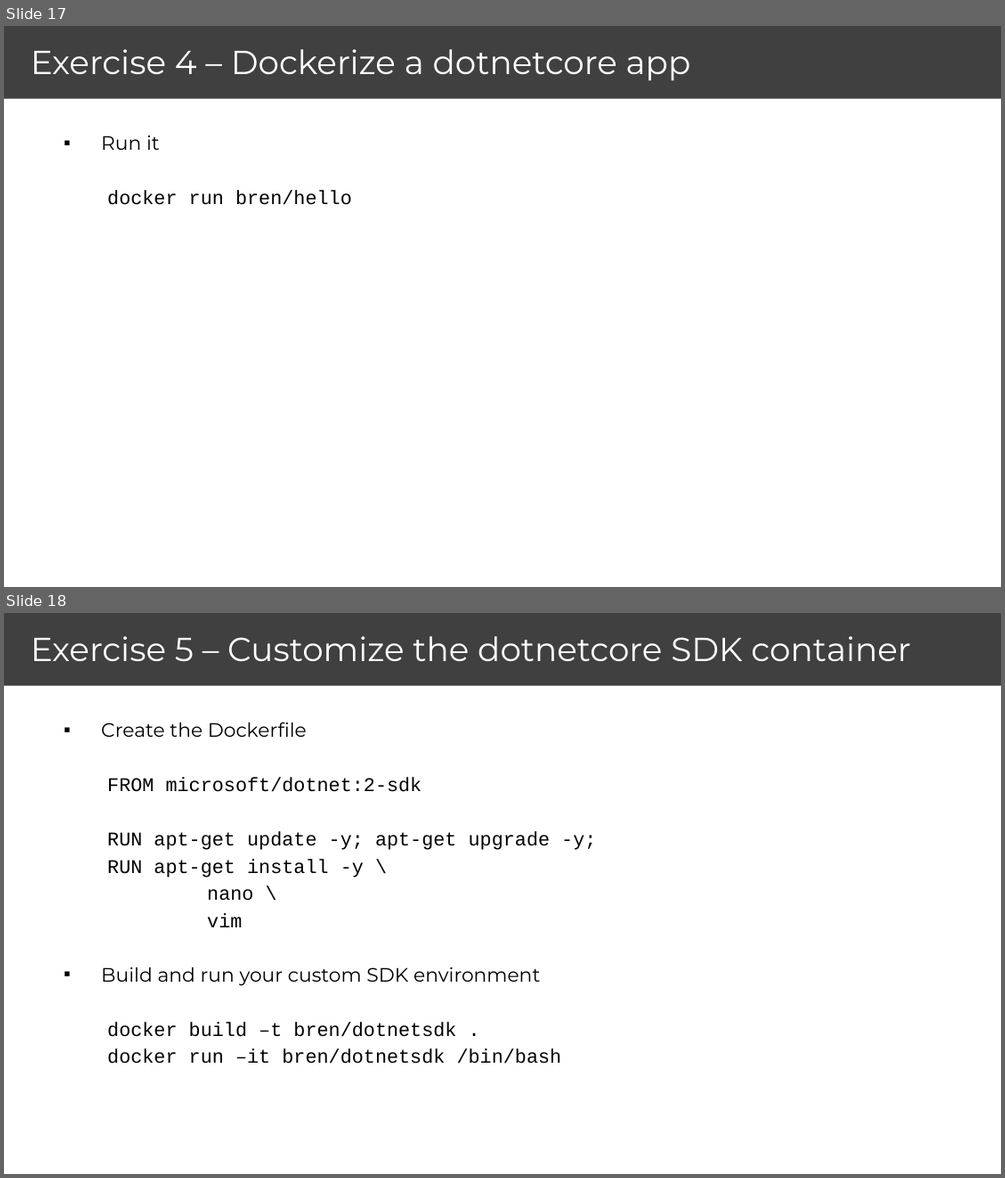
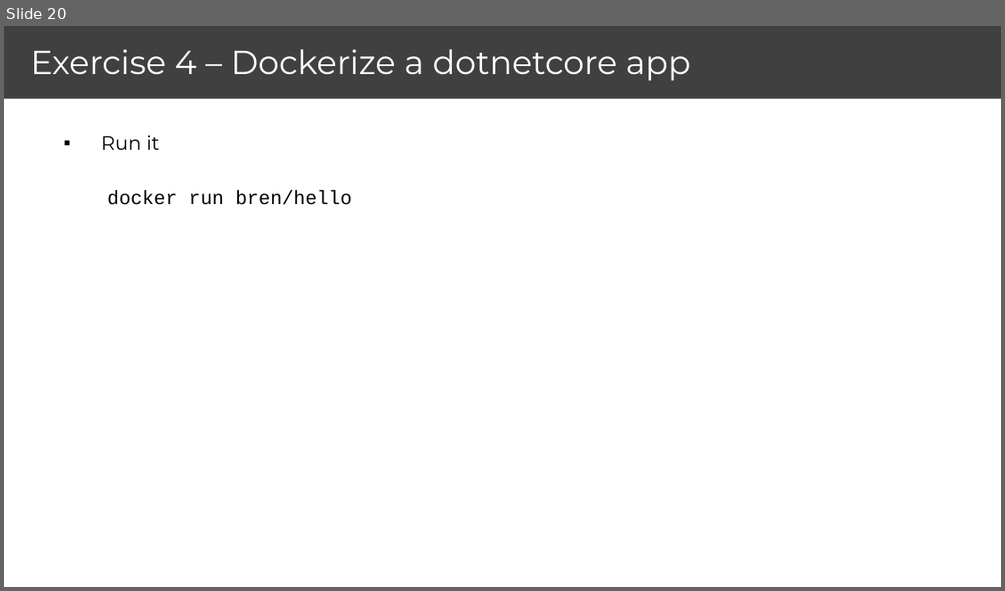
Before and after one commit to brendonmatheson/docker_fu, a slide deck: brendon_matheson_docker_dotnet_slides.pptx. Shown one above the other, each under a label of ours: slides 17 and 18 before the commit, slide 20 after it. The pictures are 1005x1178 and 1005x591 pixels, drawn with LibreOffice and Linux fonts; fonts in the diff are those of the drawing. Boxes give left, top, right and bottom in pixels: in the first picture for what was removed or moved away, otherwise in the second. Text is boxed around its words. In the diff, an @@ line names an element or a change of style, - is before the commit and + after.

```diff
--- a/brendon_matheson_docker_dotnet_slides.pptx
+++ b/brendon_matheson_docker_dotnet_slides.pptx
@@ slide 18 removed at (x1=4, y1=613, x2=1001, y2=1174), background #FFFFFF @@
@@ rectangle removed at (x1=4, y1=613, x2=1001, y2=686) @@
@@ title removed at (x1=31, y1=636, x2=910, y2=661) @@
-Exercise 5 – Customize the dotnetcore SDK container
@@ text removed at (x1=101, y1=722, x2=596, y2=1063) @@
-▪ Create the Dockerfile
-  FROM microsoft/dotnet:2-sdk
-  RUN apt-get update -y; apt-get upgrade -y;
-  RUN apt-get install -y \
-  nano \
-  vim
-▪ Build and run your custom SDK environment
-  docker build –t bren/dotnetsdk .
-  docker run –it bren/dotnetsdk /bin/bash
@@ what was slide 17 is now slide 20 @@
```
Also in this commit, not shown: 1 slide changed, 11 slides added, 1 other slide removed, 1 other file.
